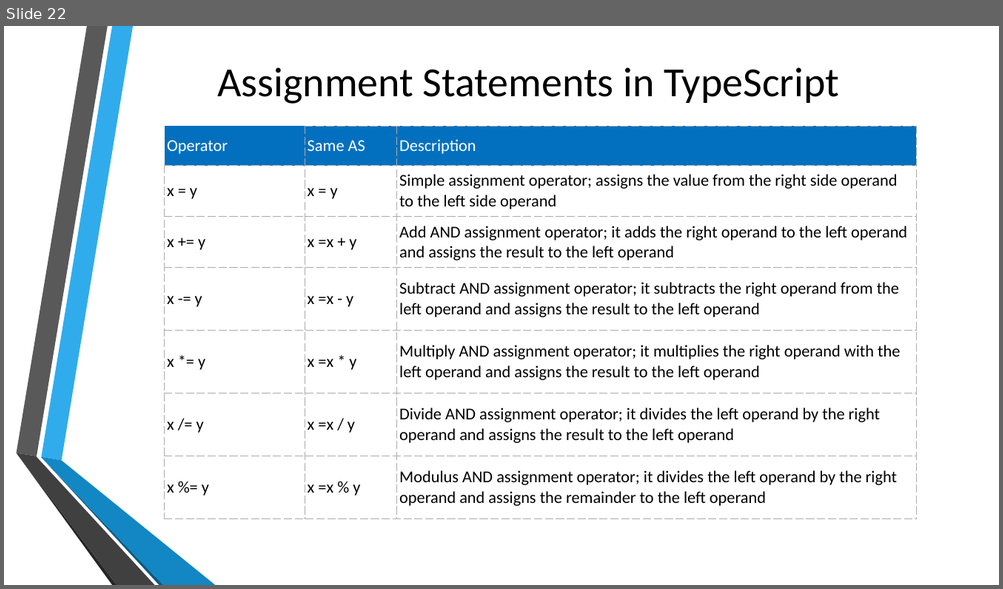
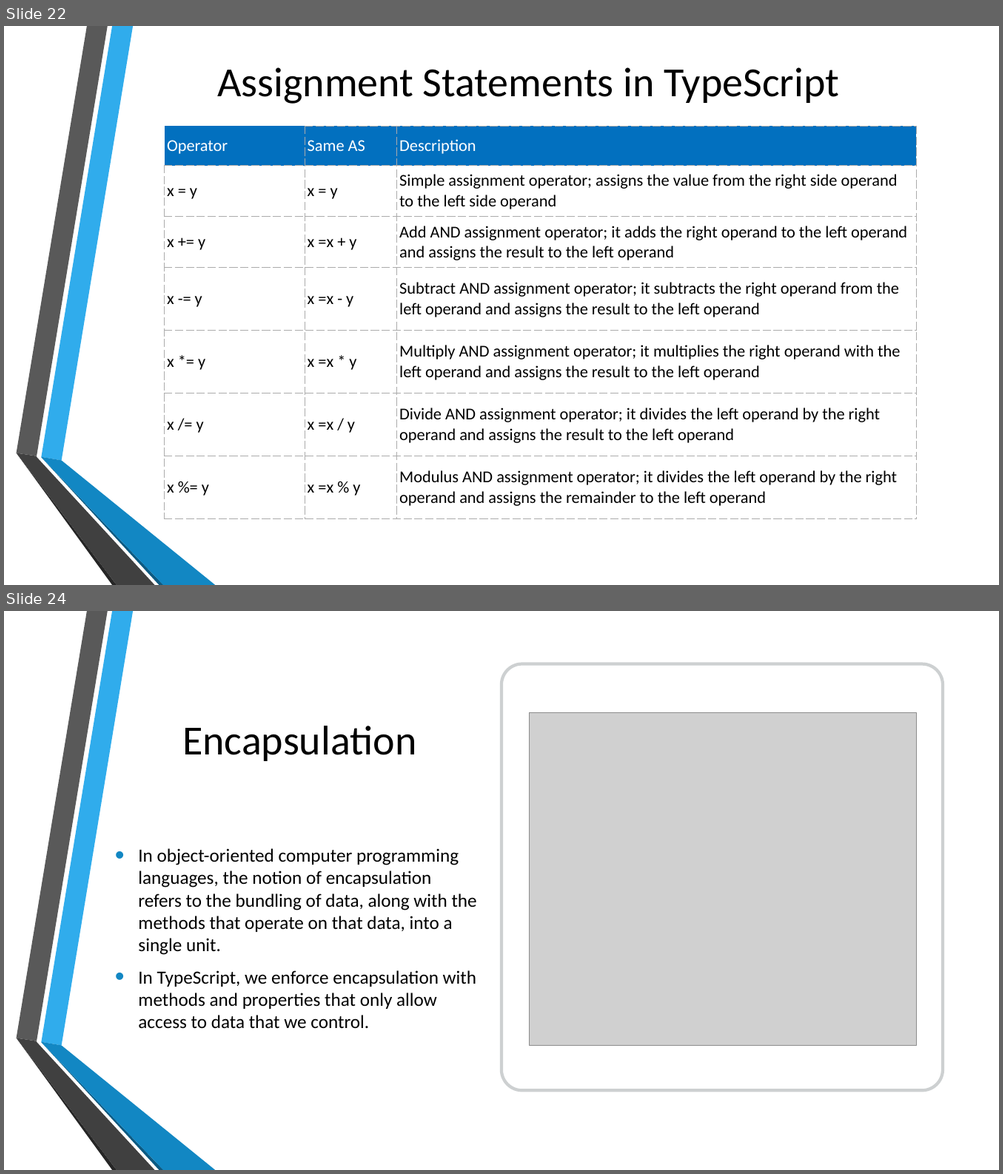
Before and after one commit to kalyank12/SoftwareParadigms, a slide deck: PPT/Group02-Component1.pptx. Shown one above the other, each under a label of ours: slide 22 before the commit, slides 22 and 24 after it; the slides between them are not shown. The pictures are 1003x589 and 1003x1174 pixels, drawn with LibreOffice and Linux fonts; fonts in the diff are those of the drawing; grey boxes stand for pictures; background and template pictures are left out. Boxes give left, top, right and bottom in pixels: in the first picture for what was removed or moved away, otherwise in the second. Text is boxed around its words. In the diff, an @@ line names an element or a change of style, - is before the commit and + after.

```diff
--- a/PPT/Group02-Component1.pptx
+++ b/PPT/Group02-Component1.pptx
@@ slide 24 added at box(4, 611, 999, 1170), background picture (left out) @@
@@ rounded rectangle added at box(502, 664, 942, 1091), fill #FFFFFF, outline #979D9F 3 pt @@
@@ picture added at box(529, 712, 916, 1046) @@
@@ title added at box(182, 726, 416, 761), 40 pt, text #000000 @@
+Encapsulation
@@ text added at box(138, 849, 477, 1029), 18 pt, text #000000 @@
+• In object-oriented computer programming languages, the notion of encapsulation refers to the bundling of data, along with the methods that operate on that data, into a single unit.
+• In TypeScript, we enforce encapsulation with methods and properties that only allow access to data that we control.
@@ group added at box(16, 611, 215, 1170): 6 freeform shapes @@
```
Also in this commit, not shown: 7 other slides added.
